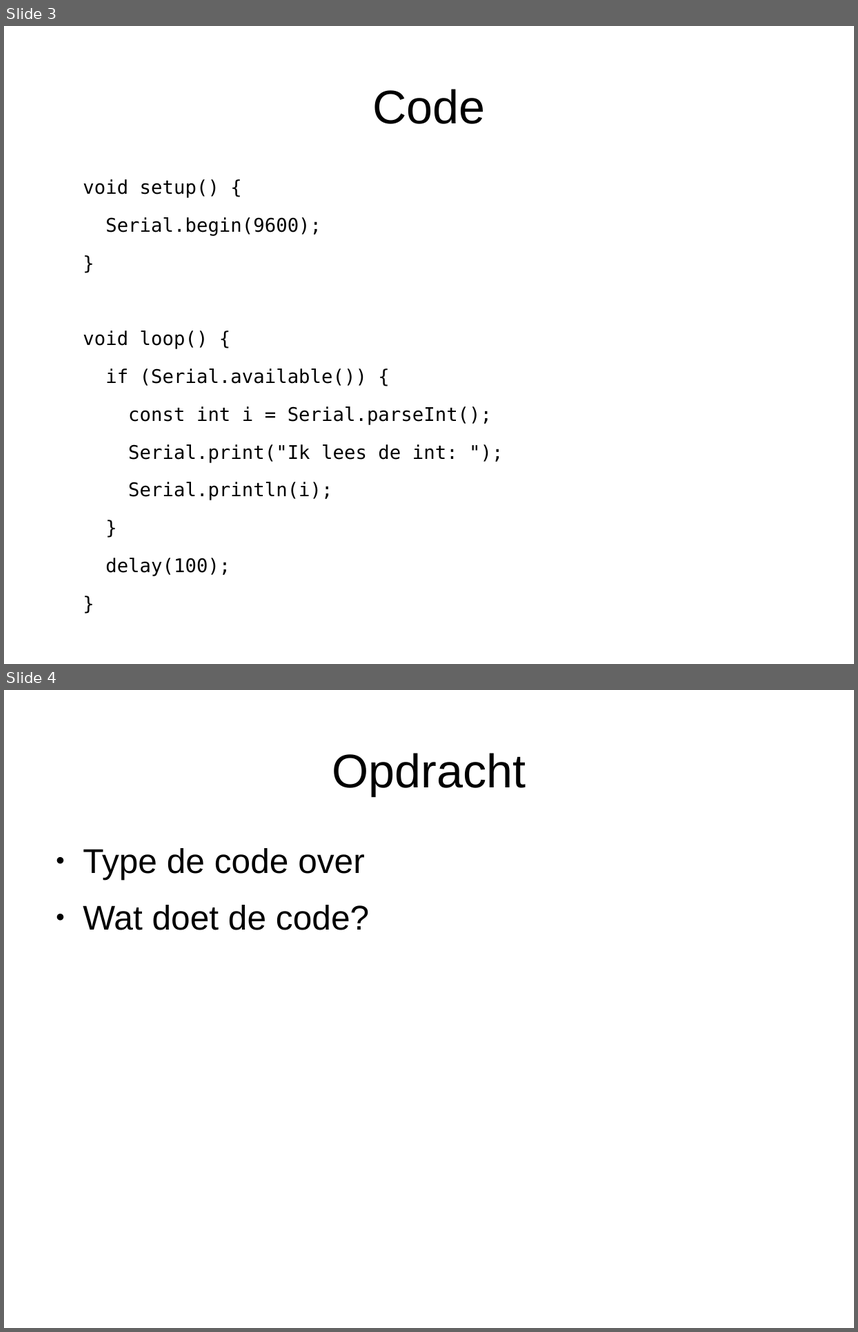
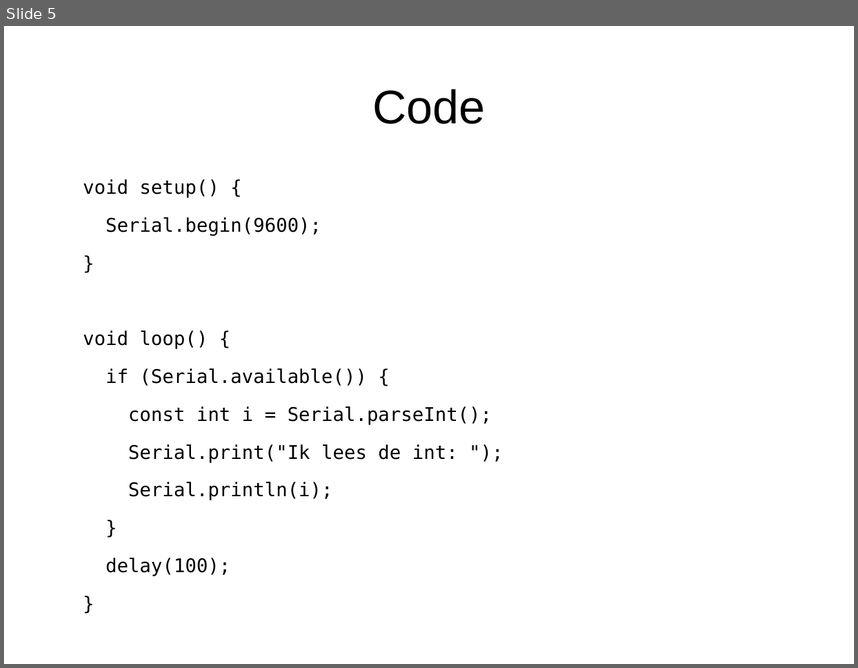
Before and after one commit to djog/arduino_cursus, a slide deck: Presentaties/Programmeren1.odp. Shown one above the other, each under a label of ours: slides 3 and 4 before the commit, slide 5 after it. The pictures are 858x1332 and 858x668 pixels, drawn with LibreOffice and Linux fonts; fonts in the diff are those of the drawing; background and template pictures are left out. Boxes give left, top, right and bottom in pixels: in the first picture for what was removed or moved away, otherwise in the second. Text is boxed around its words. In the diff, an @@ line names an element or a change of style, - is before the commit and + after.

```diff
--- a/Presentaties/Programmeren1.odp
+++ b/Presentaties/Programmeren1.odp
@@ slide 4 removed at [4,690,854,1328], background #FFFFFF @@
@@ title removed at [332,753,526,796] @@
-Opdracht
@@ text removed at [83,848,369,930] @@
-● Type de code over
-● Wat doet de code?
@@ what was slide 3 is now slide 5 @@
```
Also in this commit, not shown: 2 slides changed, 7 slides added, 6 other files.
